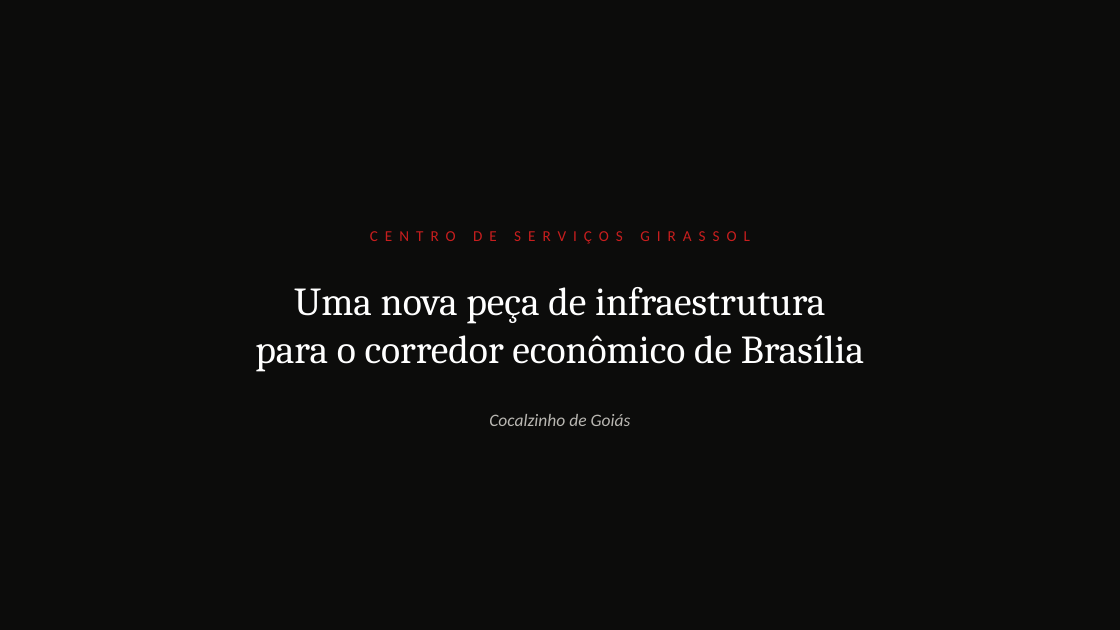
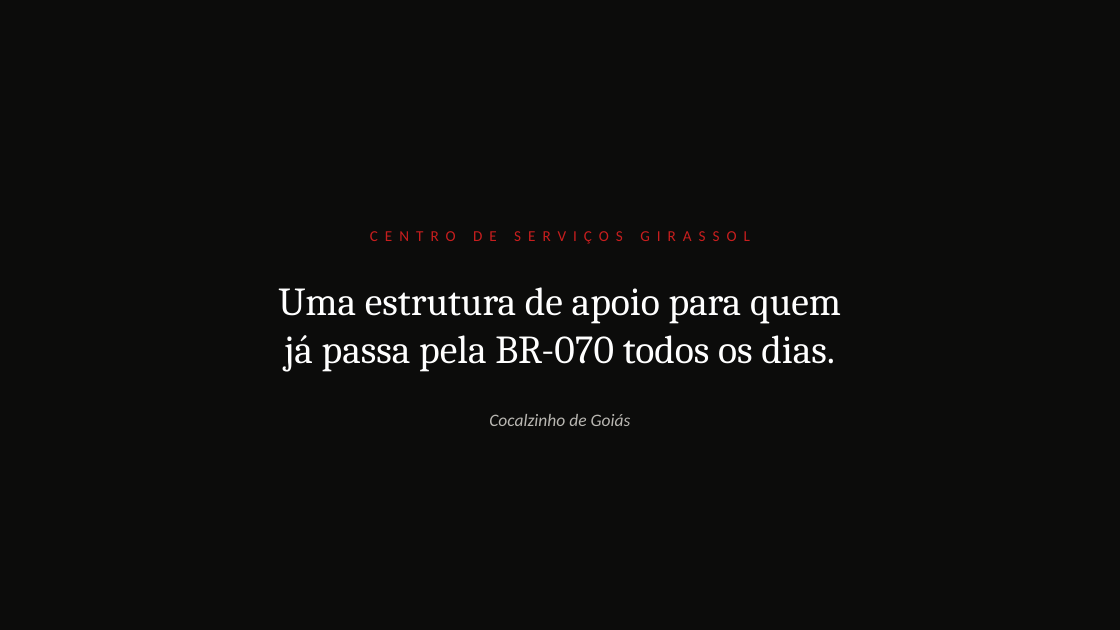
Before and after one commit to vlogronaldooliveira/github-slideshow, a slide deck: slide 1 of assets/girassol/Centro-de-Servicos-Girassol-Cocalzinho.pptx. Drawn at 1120x630 pixels with LibreOffice and Linux fonts; fonts in the diff are those of the drawing. Boxes give left, top, right and bottom in pixels: in the first picture for what was removed or moved away, otherwise in the second. Text is boxed around its words. In the diff, an @@ line names an element or a change of style, - is before the commit and + after.

```diff
--- a/assets/girassol/Centro-de-Servicos-Girassol-Cocalzinho.pptx
+++ b/assets/girassol/Centro-de-Servicos-Girassol-Cocalzinho.pptx
@@ text at bbox=[278, 287, 841, 372]: text changed @@
-Uma nova peça de infraestrutura
-para o corredor econômico de Brasília
+Uma estrutura de apoio para quem
+já passa pela BR-070 todos os dias.
```
Also in this commit, not shown: 5 other slides changed, 1 slide added, 2 slides removed.
